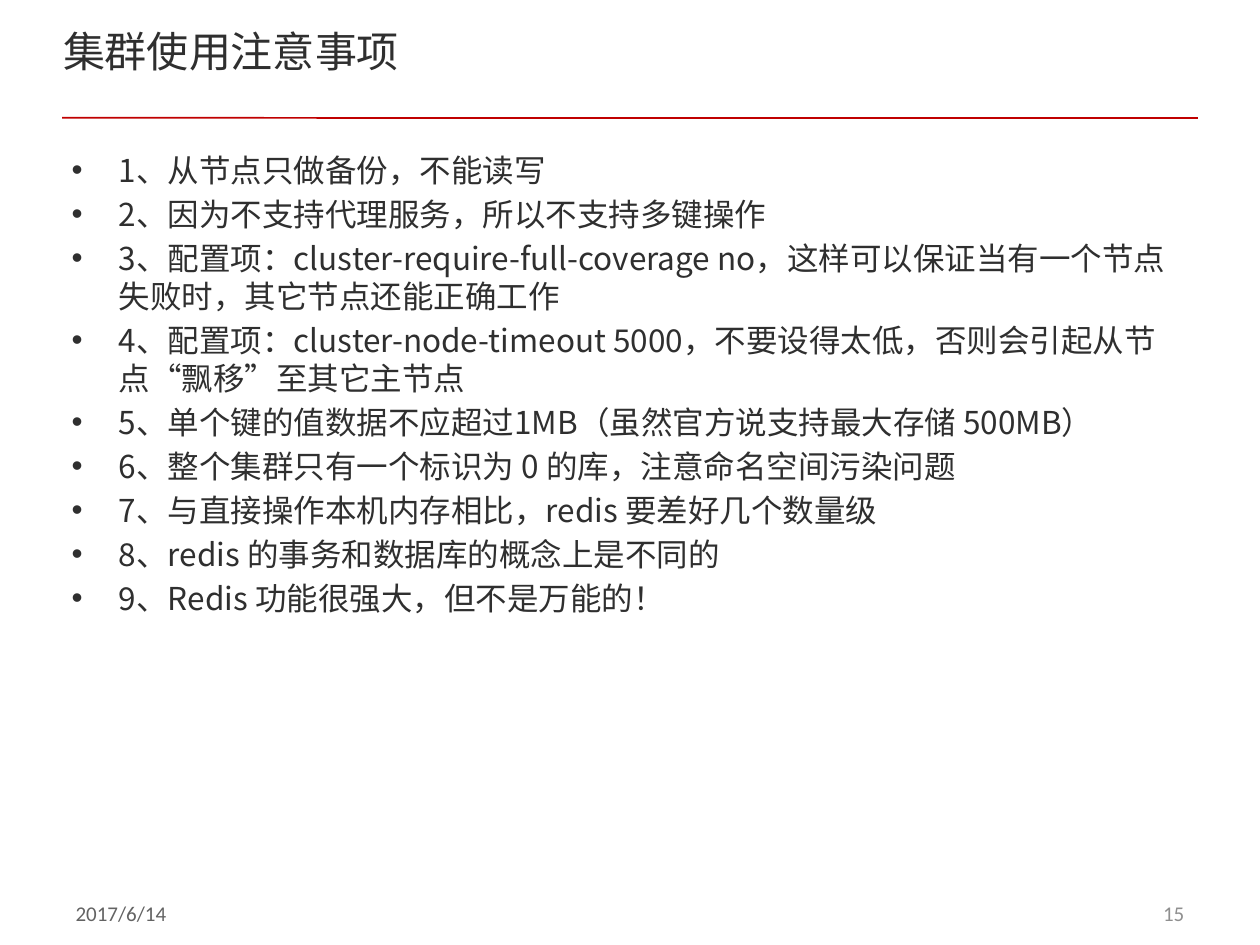
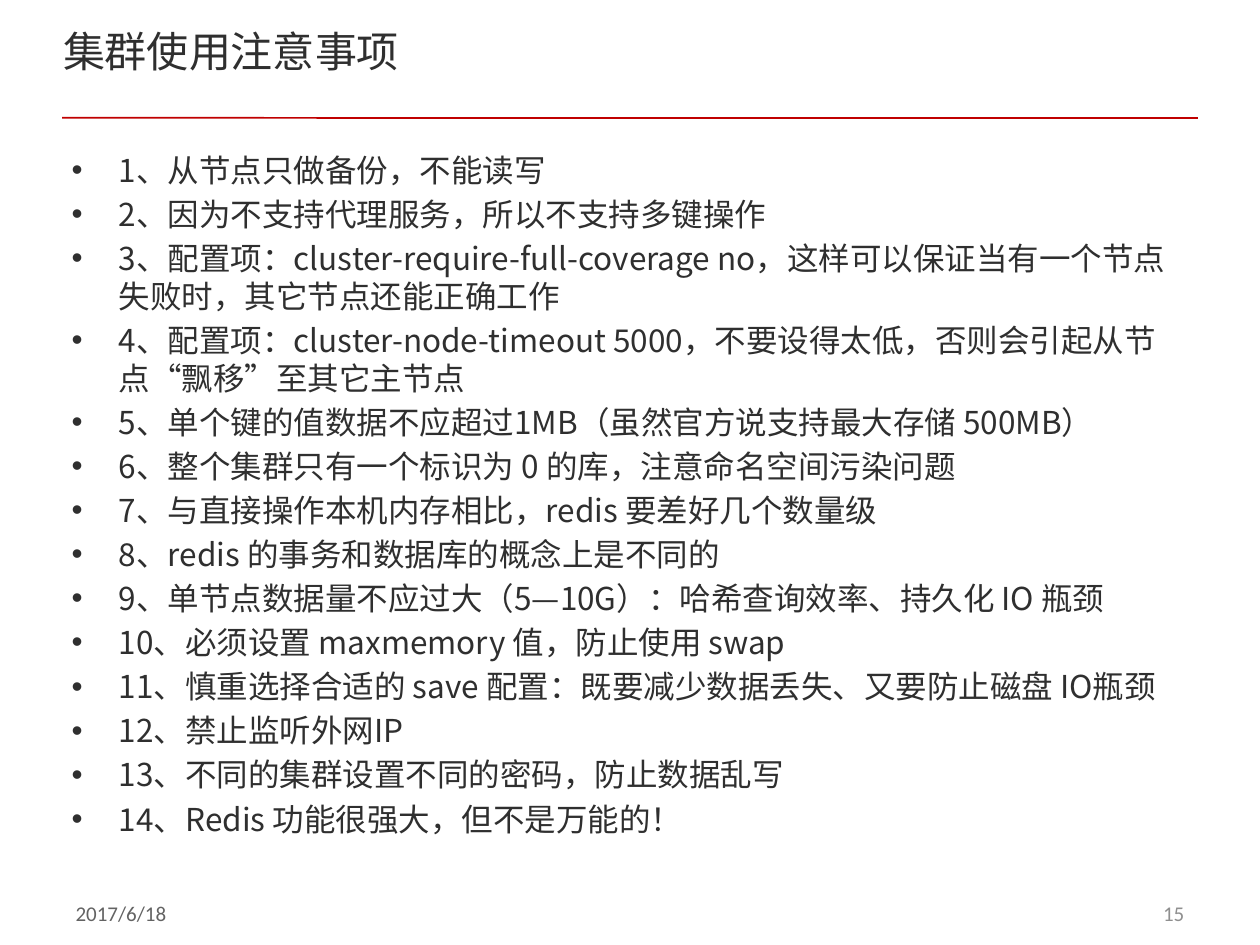
Before and after one commit to acl-dev/acl, a slide deck: slide 15 of doc/redis_cluster.pptx. Drawn at 1260x945 pixels with LibreOffice and Linux fonts; fonts in the diff are those of the drawing; background and template pictures are left out. Boxes give left, top, right and bottom in pixels: in the first picture for what was removed or moved away, otherwise in the second. Text is boxed around its words. In the diff, an @@ line names an element or a change of style, - is before the commit and + after.

Commit message:
modify redis_cluster doc

```diff
--- a/doc/redis_cluster.pptx
+++ b/doc/redis_cluster.pptx
@@ text at box(119, 583, 1156, 834): text changed @@
-• 9、Redis 功能很强大，但不是万能的！
+• 9、单节点数据量不应过大（5—10G）：哈希查询效率、持久化 IO 瓶颈
+• 10、必须设置 maxmemory 值，防止使用 swap
+• 11、慎重选择合适的 save 配置：既要减少数据丢失、又要防止磁盘 IO瓶颈
+• 12、禁止监听外网IP
+• 13、不同的集群设置不同的密码，防止数据乱写
+• 14、Redis 功能很强大，但不是万能的！
@@ text at box(76, 906, 167, 922): text changed @@
-2017/6/14
+2017/6/18
```
Also in this commit, not shown: 16 other slides changed, 7 slides added, 1 slide removed.
